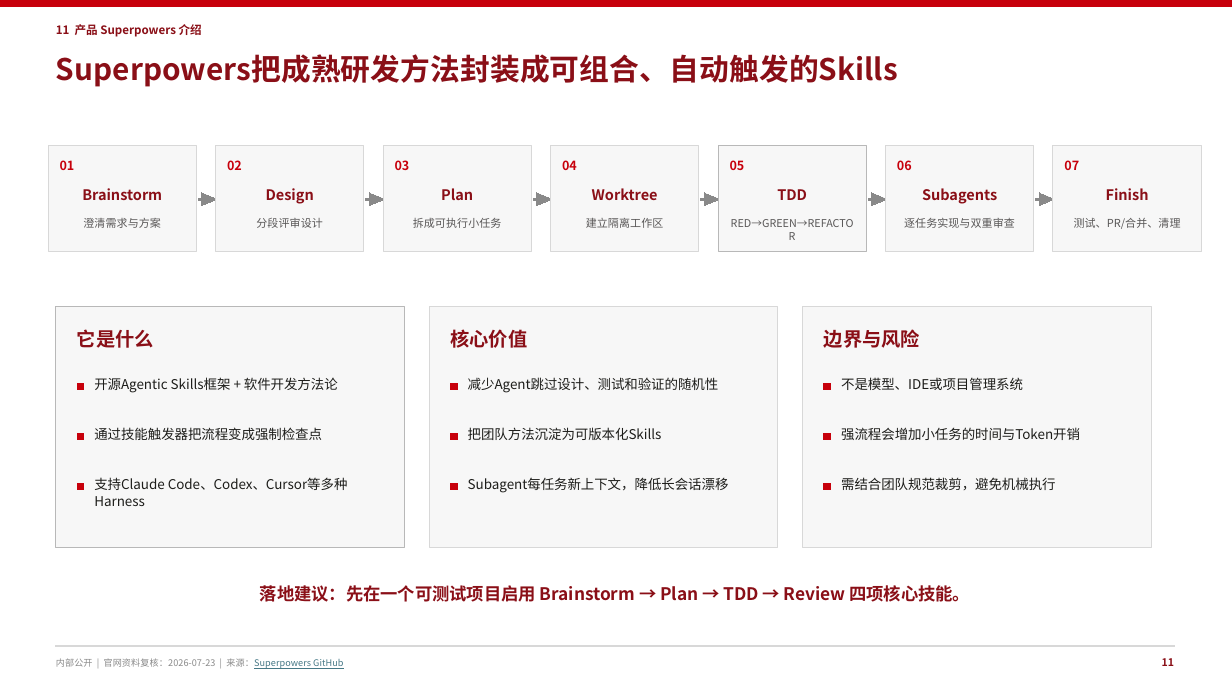
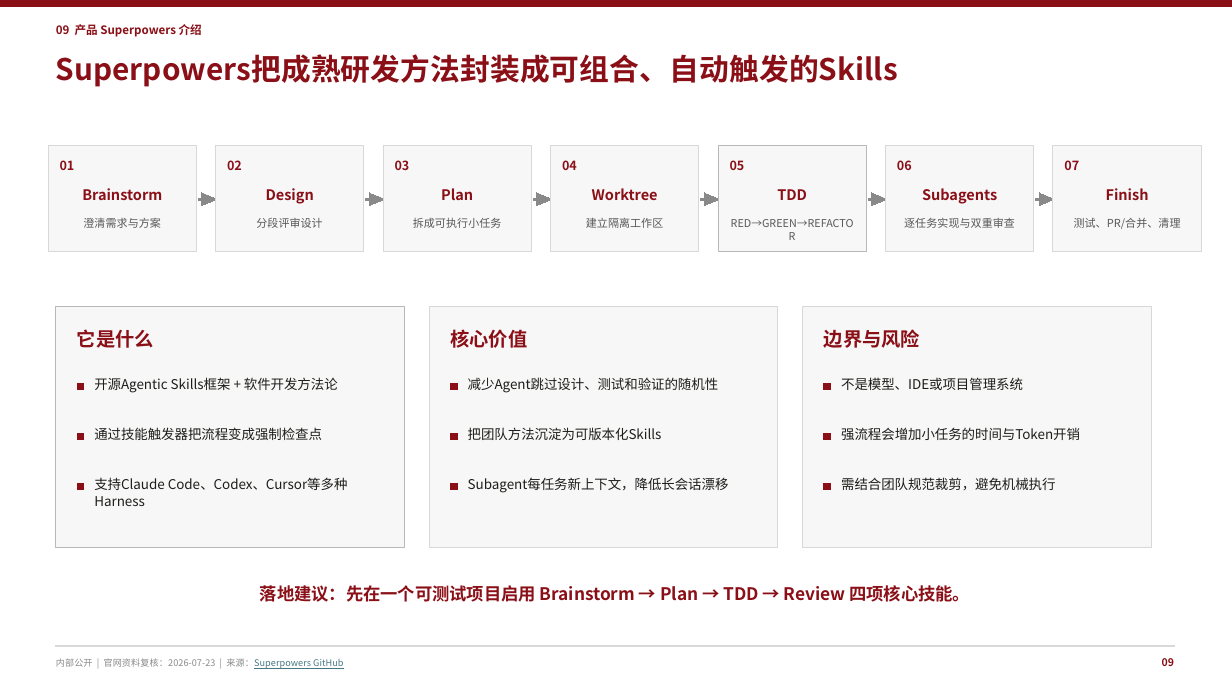
Before and after one commit to peter-liu1997/ai-solution-reports, a slide deck: slide 10 of AI-Coding-工具能力赋能-16页华为企业方案风格版.pptx (slide 12 before the commit). Drawn at 1232x693 pixels with LibreOffice and Linux fonts; fonts in the diff are those of the drawing. Boxes give left, top, right and bottom in pixels: in the first picture for what was removed or moved away, otherwise in the second. Text is boxed around its words. In the diff, an @@ line names an element or a change of style, - is before the commit and + after.

```diff
--- a/AI-Coding-工具能力赋能-16页华为企业方案风格版.pptx
+++ b/AI-Coding-工具能力赋能-16页华为企业方案风格版.pptx
@@ text at (56, 24, 202, 37): text changed @@
-11 产品 Superpowers 介绍
+09 产品 Superpowers 介绍
@@ text colour #C7000B to #8A0F17 in 7 elements at (60, 160, 75, 170), (227, 160, 242, 170), (395, 160, 410, 170), (562, 160, 577, 170), (730, 160, 745, 170), (897, 160, 912, 170), (1064, 160, 1079, 170) @@
@@ fill #C7000B to #8A0F17; outline #C7000B 0 pt to #8A0F17 0 pt in 10 elements at (0, 0, 1232, 6), (77, 384, 83, 390), (77, 433, 83, 440), (77, 483, 83, 490), (451, 384, 457, 390), (451, 433, 457, 440), (451, 483, 457, 490), (824, 384, 831, 390), (824, 433, 831, 440), (824, 483, 831, 490) @@
@@ text at (1162, 658, 1174, 666): text changed @@
-11
+09
```
Also in this commit, not shown: 15 other slides changed.
